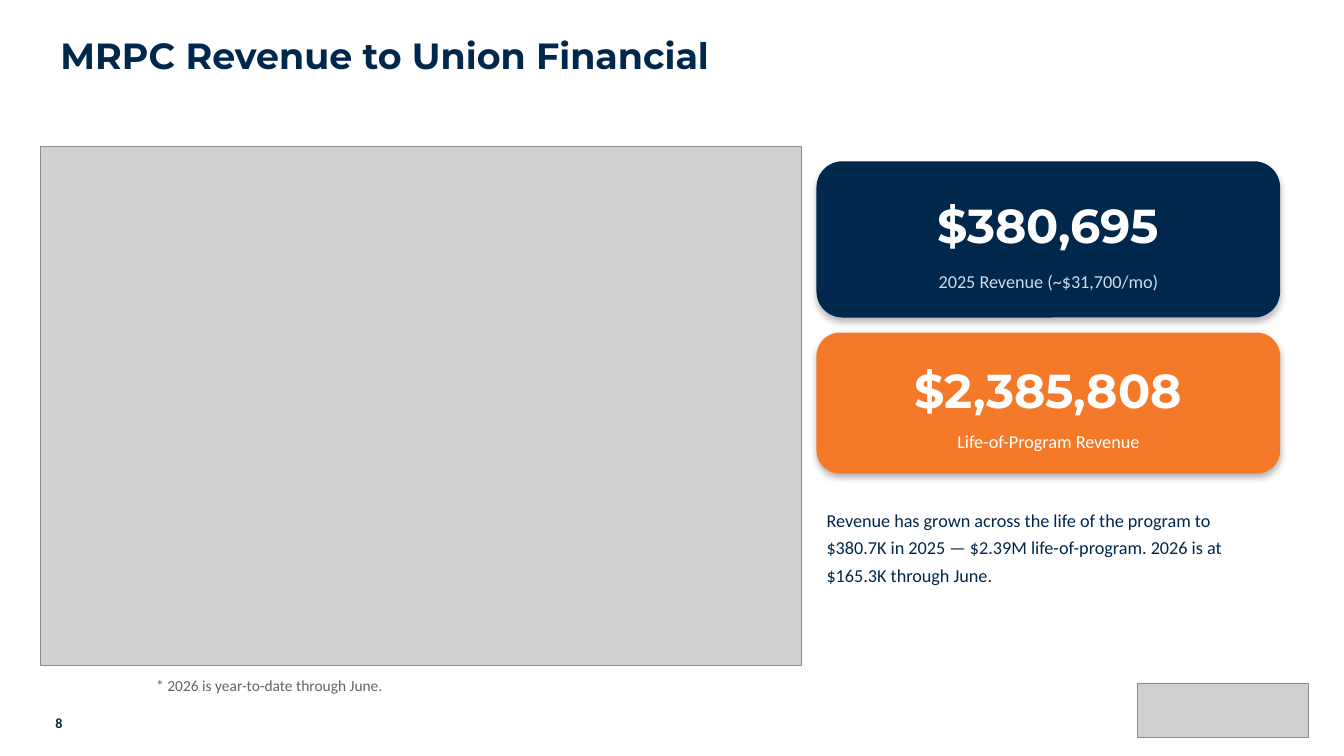
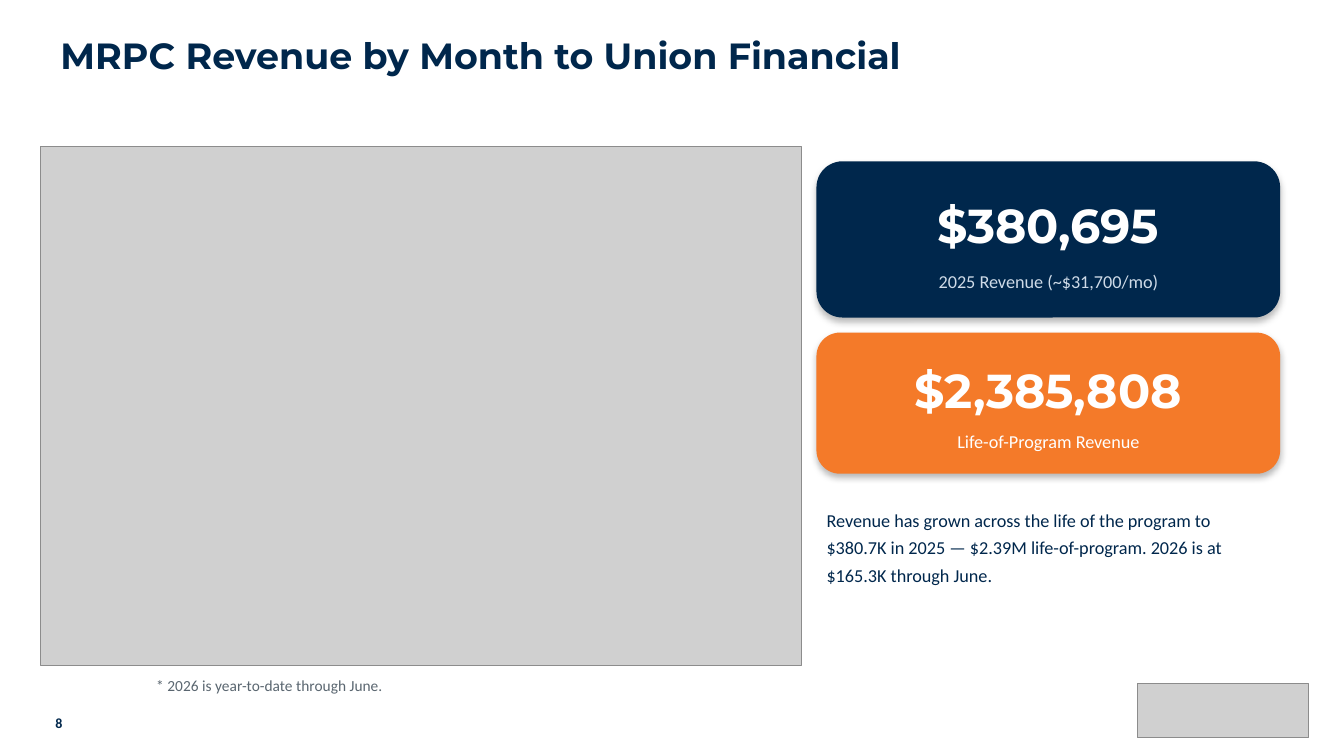
Before and after one commit to aburgard-csi/Velocity_Reporting, a slide deck: slide 8 of templates/mrpc_template.pptx. Drawn at 1344x756 pixels with LibreOffice and Linux fonts; fonts in the diff are those of the drawing; grey boxes stand for pictures. Boxes give left, top, right and bottom in pixels: in the first picture for what was removed or moved away, otherwise in the second. Text is boxed around its words. In the diff, an @@ line names an element or a change of style, - is before the commit and + after.

```diff
--- a/templates/mrpc_template.pptx
+++ b/templates/mrpc_template.pptx
@@ text at [60,40,901,77]: text changed @@
-MRPC Revenue to Union Financial
+MRPC Revenue by Month to Union Financial
```
Also in this commit, not shown: 2 other slides changed, 4 other files.
